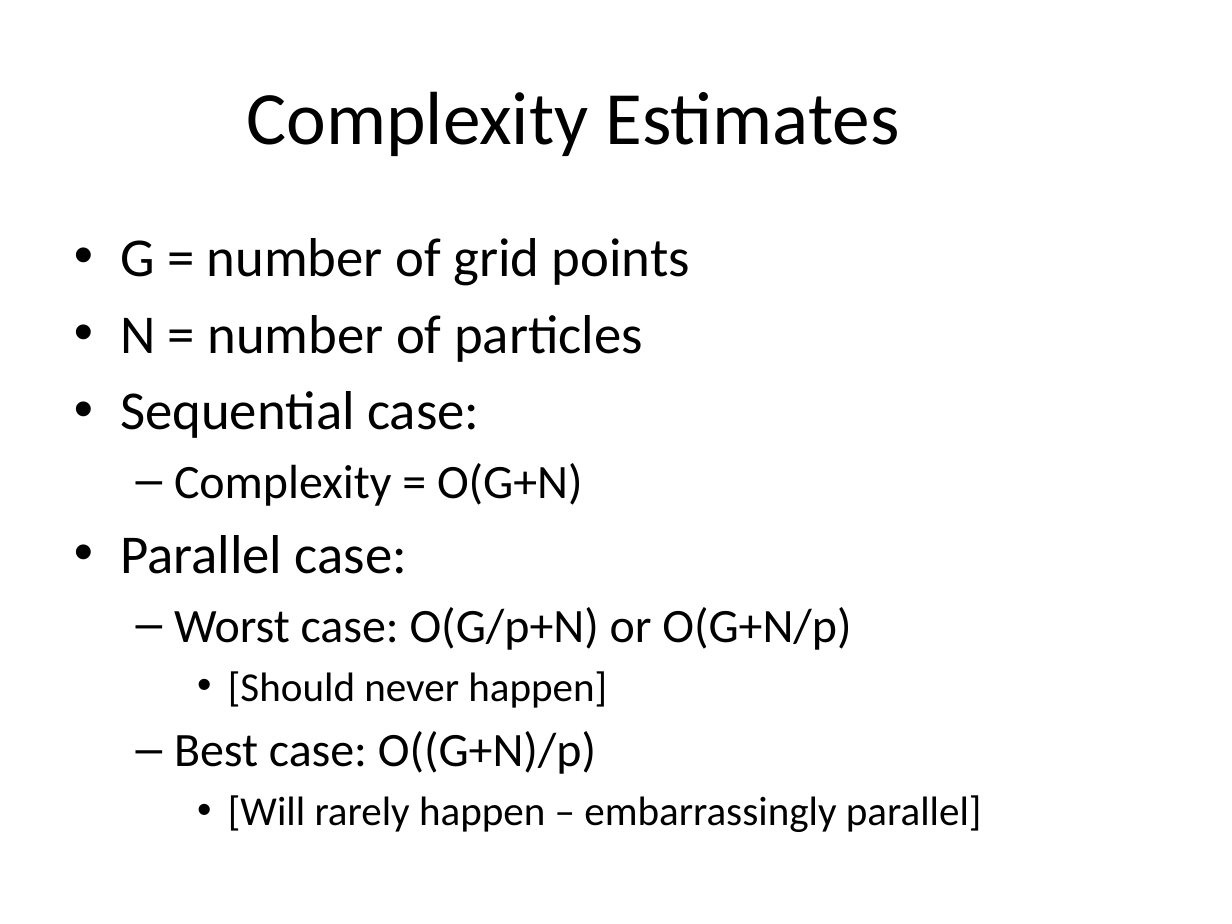
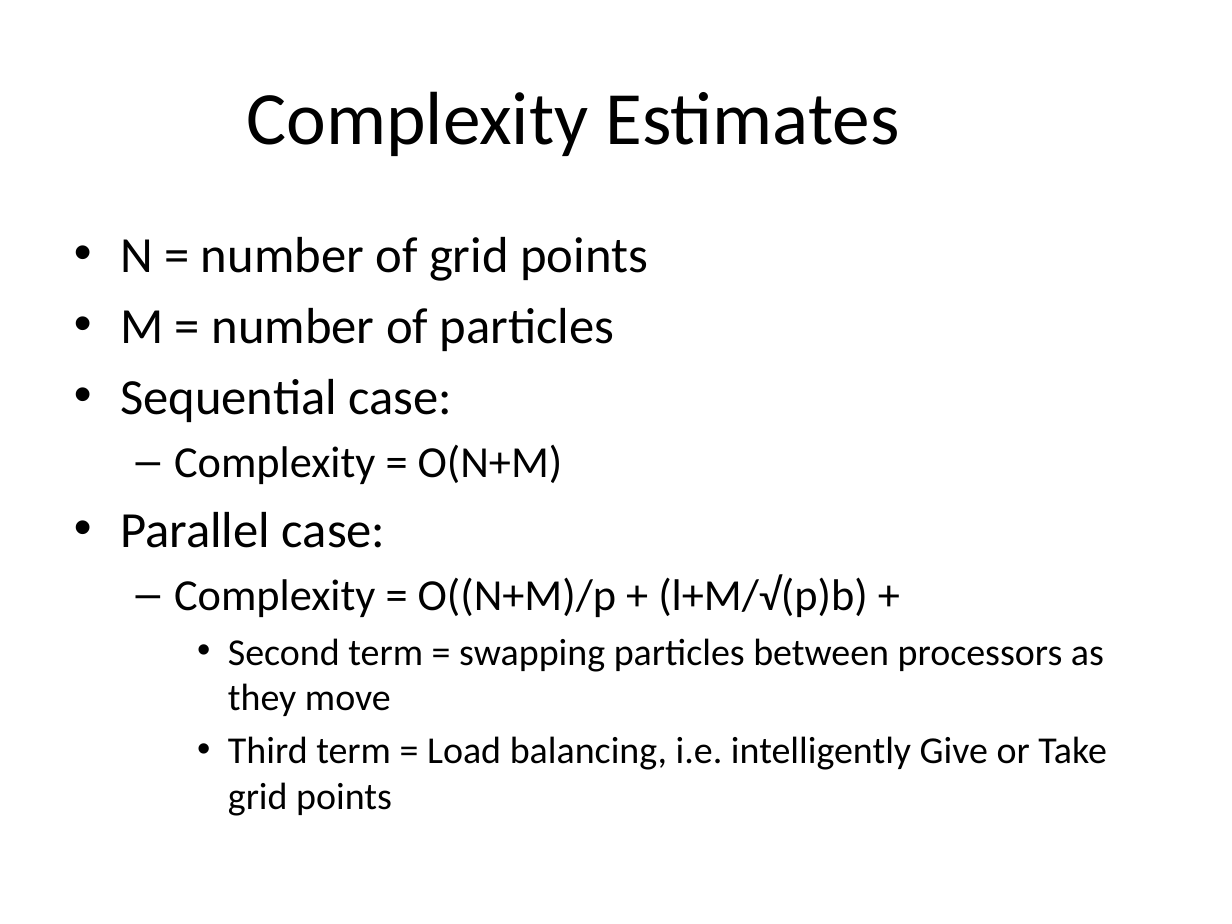
Before and after one commit to mgsholte/dynogrid, a slide deck: slide 5 of Dynogrid_ProgressReport_v1.pptx. Drawn at 1232x924 pixels with LibreOffice and Linux fonts; fonts in the diff are those of the drawing. Boxes give left, top, right and bottom in pixels: in the first picture for what was removed or moved away, otherwise in the second. Text is boxed around its words. In the diff, an @@ line names an element or a change of style, - is before the commit and + after.

```diff
--- a/Dynogrid_ProgressReport_v1.pptx
+++ b/Dynogrid_ProgressReport_v1.pptx
@@ text at box(120, 237, 648, 351): text changed; size 32 to 29.6 pt @@
-• G = number of grid points
-• N = number of particles
+• N = number of grid points
+• M = number of particles
@@ text at box(120, 379, 453, 548): size 32 to 29.6 pt in "Sequential case:", "Parallel case:" @@
@@ text at box(174, 445, 563, 484): text changed; size 28 to 25.9 pt @@
-  – Complexity = O(G+N)
+  – Complexity = O(N+M)
@@ text at box(174, 574, 1107, 816): text changed; size 24 to 22.2 pt @@
-  – Worst case: O(G/p+N) or O(G+N/p)
-    • [Should never happen]
-  – Best case: O((G+N)/p)
-    • [Will rarely happen – embarrassingly parallel]
+  – Complexity = O((N+M)/p + (l+M/√(p)b) +
+    • Second term = swapping particles between processors as they move
+    • Third term = Load balancing, i.e. intelligently Give or Take grid points
```
Also in this commit, not shown: 2 other slides changed, 2 slides added.
